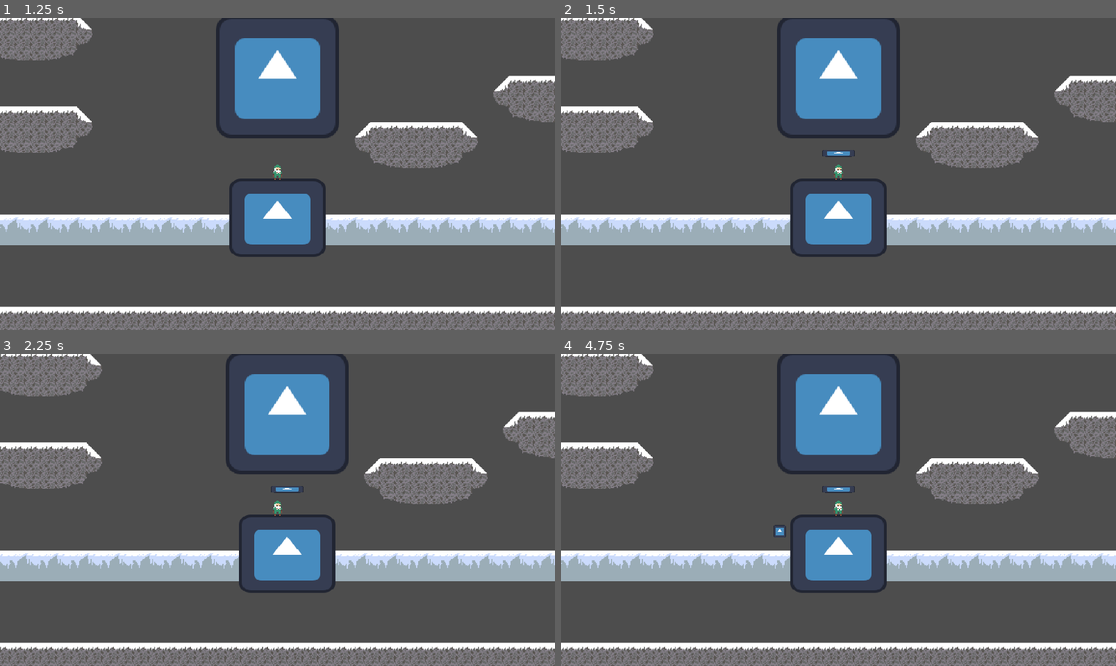
Above: before the commit, frames 1-4 (two rows, left to right).
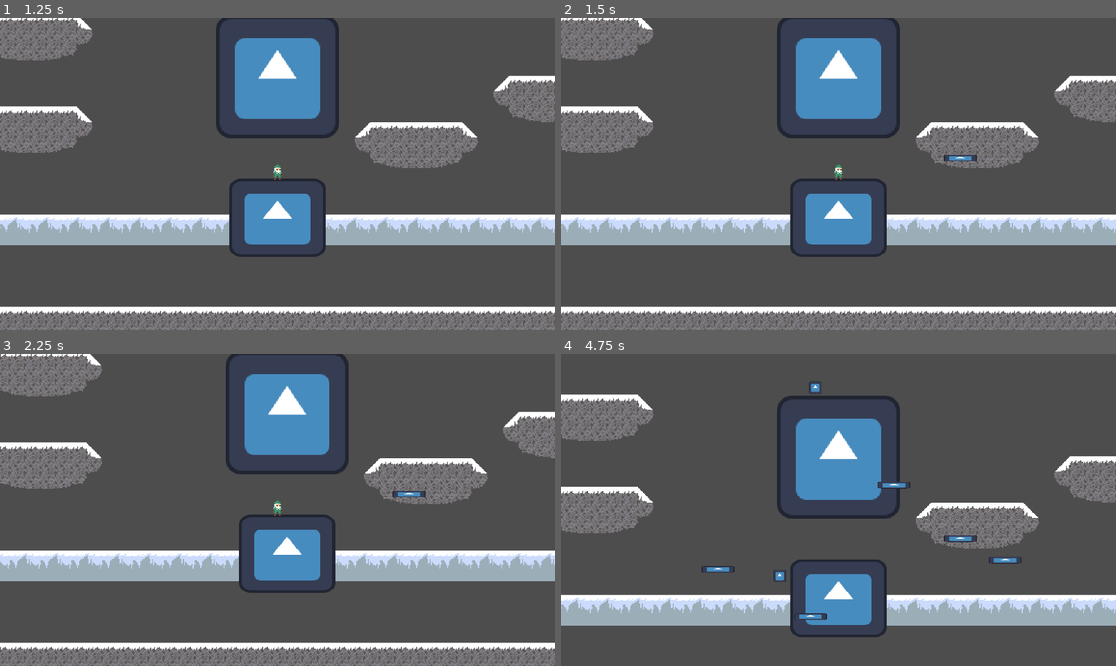
Above: after the commit, the same moments.

Repository: Wilisimple4u/GameJamOnlyOne
Game: Godot game, scene res://Main menu.tscn
The game is run twice, just before and just after one commit, with the same random seed, the same clock (stepped at 60 frames per second) and the same inputs. The engine's default icon, where the game draws it, is replaced by a stand-in: a white triangle on a blue panel in a dark square.
Inputs (mouse positions are in pixels of both pictures, inside the frame that each line leads up to):
- Up to frame 1 (1.25 s): click "New Game" at 0.5 s
- Up to frame 2 (1.5 s): tap Enter (ui_accept) at 1.25 s; move the mouse to (960, 158) at 1.27 s; hold Right (ui_right) from 1.28 s (still down); click (960, 158) at 1.35 s
- Up to frame 3 (2.25 s): keep holding Right (ui_right); tap Enter (ui_accept) at 1.52, 2 s; move the mouse to (166, 525) at 2.02 s; tap A (A_Key) at 2.1 s
- Up to frame 4 (4.75 s): tap Enter (ui_accept) at 2.27, 2.75, 3.5, 3.77, 4.52 s; click (727, 525) at 2.3 s; move the mouse to (894, 441) at 2.77 s; release Right (ui_right) at 2.78 s; hold Left (ui_left) 2.78-3.53 s; tap D (D_Key) at 2.85 s; click (894, 441) at 3.05 s; move the mouse to (810, 572) at 3.52 s; hold Right (ui_right) from 3.53 s (still down); click (810, 572) at 3.6 s; move the mouse to (1005, 556) at 4.27 s; tap W (W_and_Space_Key) at 4.35 s; click (1005, 556) at 4.55 s

Frame 1 is identical in both runs. In frame 2, 0.2% of the frame differs, in the area x 47-75%, y 42-46%; in frame 3, 0.2%; in frame 4, 47%, in the area x 0-100%, y 0-100%.

Commit message:
WorkingPlatformSpawnPosition

Diff:
--- a/Prof of concept GameJam/OneStepAtTheTime/Scripts/Platform_spawner.gd
+++ b/Prof of concept GameJam/OneStepAtTheTime/Scripts/Platform_spawner.gd
@@ -9,9 +9,12 @@
 		print("platform placed")
 
 
+
 func spawnplatform():
 	var new_Platform = PlayPlatfrom.instantiate()
 	add_child(new_Platform)
+	new_Platform.position = get_global_mouse_position()
+
 
 
 #Storage
